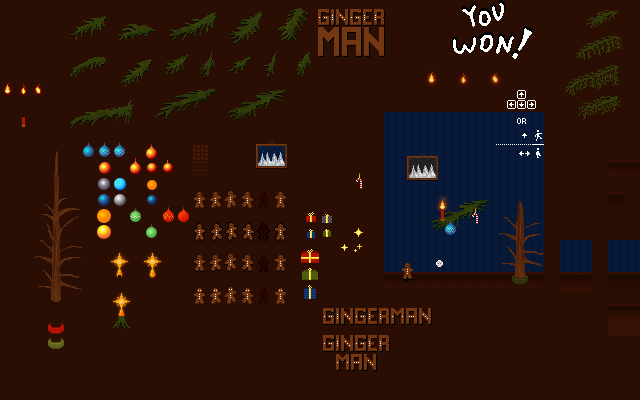
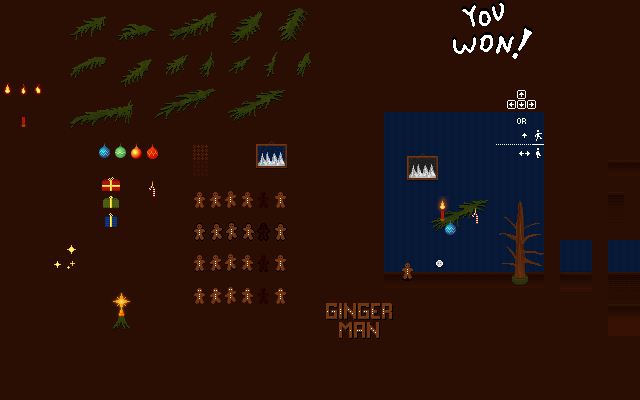
Two versions of the same layered image (640×400). Layer-by-layer changes:
painted on "Pasted Layer #1" over [48, 323, 64, 350]
painted on "Layer copy #2" over [35, 9, 502, 371]
painted on "Pasted Layer #2" over [51, 70, 502, 302]
painted on "Layer copy #1" over [565, 10, 622, 120]
